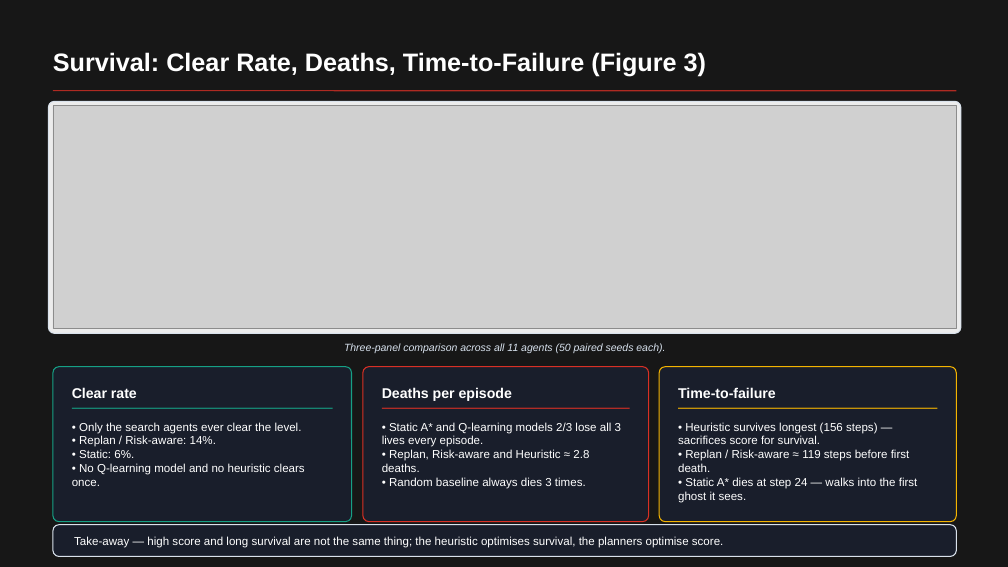
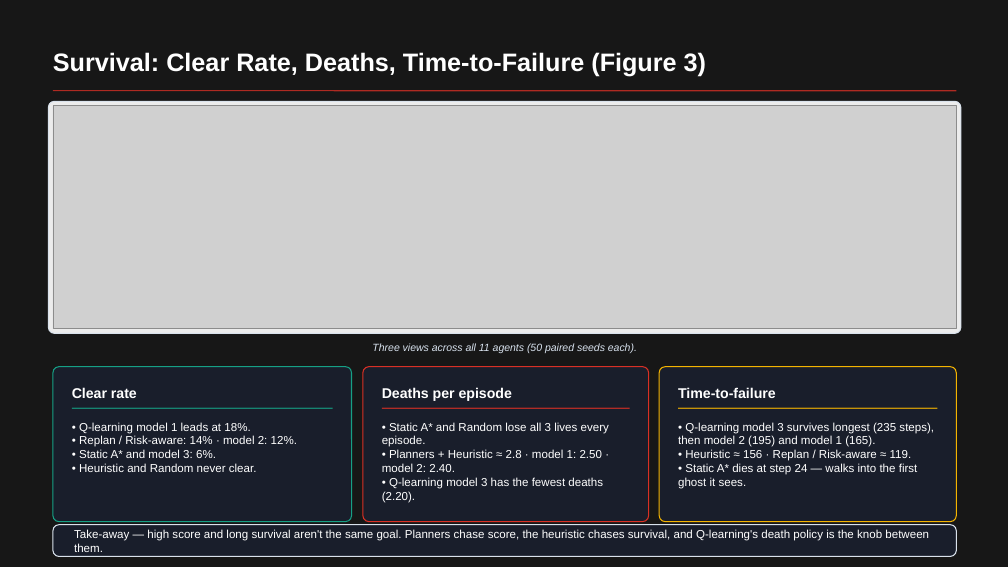
Before and after one commit to RichardFeng000/cs520-project, a slide deck: slide 5 of final_ppt/pacman_rl_final.pptx. Drawn at 1008x567 pixels with LibreOffice and Linux fonts; fonts in the diff are those of the drawing; grey boxes stand for pictures; background and template pictures are left out; a plain dark background stands for a picture behind light text. Boxes give left, top, right and bottom in pixels: in the first picture for what was removed or moved away, otherwise in the second. Text is boxed around its words. In the diff, an @@ line names an element or a change of style, - is before the commit and + after.

Commit message:
simplify ppt wording

```diff
--- a/final_ppt/pacman_rl_final.pptx
+++ b/final_ppt/pacman_rl_final.pptx
@@ text at [372,343,637,353]: text changed @@
-Three-panel comparison across all 11 agents (50 paired seeds each).
+Three views across all 11 agents (50 paired seeds each).
@@ text at [79,422,297,472]: text changed @@
-• Only the search agents ever clear the level.
-• Replan / Risk-aware: 14%.
-• Static: 6%.
-• No Q-learning model and no heuristic clears once.
+• Q-learning model 1 leads at 18%.
+• Replan / Risk-aware: 14% · model 2: 12%.
+• Static A* and model 3: 6%.
+• Heuristic and Random never clear.
@@ text at [382,422,609,503]: text changed @@
-• Static A* and Q-learning models 2/3 lose all 3 lives every episode.
-• Replan, Risk-aware and Heuristic ≈ 2.8 deaths.
-• Random baseline always dies 3 times.
+• Static A* and Random lose all 3 lives every episode.
+• Planners + Heuristic ≈ 2.8 · model 1: 2.50 · model 2: 2.40.
+• Q-learning model 3 has the fewest deaths (2.20).
@@ text at [678,422,934,461]: text changed @@
-• Heuristic survives longest (156 steps) — sacrifices score for survival.
-• Replan / Risk-aware ≈ 119 steps before first death.
+• Q-learning model 3 survives longest (235 steps), then model 2 (195) and model 1 (165).
+• Heuristic ≈ 156 · Replan / Risk-aware ≈ 119.
@@ text at [74,529,929,552]: text changed @@
-Take-away — high score and long survival are not the same thing; the heuristic optimises survival, the planners optimise score.
+Take-away — high score and long survival aren't the same goal. Planners chase score, the heuristic chases survival, and Q-learning's death policy is the knob between them.
```
Also in this commit, not shown: 8 other slides changed, 10 other files.
